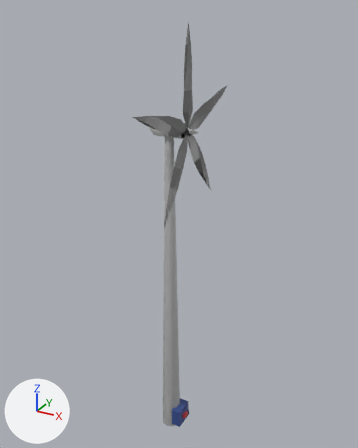
One commit to the FBX model models/fanAnimated.fbx: the scene before it, then after it.
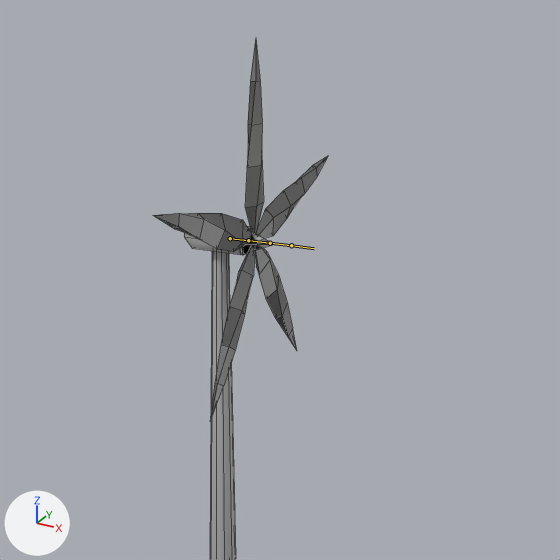
Each version is shown whole from a camera (50 mm lens) standing at (41.2, -71.5, 82.5) and looking at (0.8, 2.0, 45.8), then close up on the part from 14% to 99% of the width and 0% to 68% of the height. The lights are fixed; the arrows at lower left show +X, +Y and +Z. The bones that bend it are drawn over the model as lines in the close-ups. The close-ups show mesh edges as thin lines.

The first close-up shows 'fanBlades', 'fanPole'.
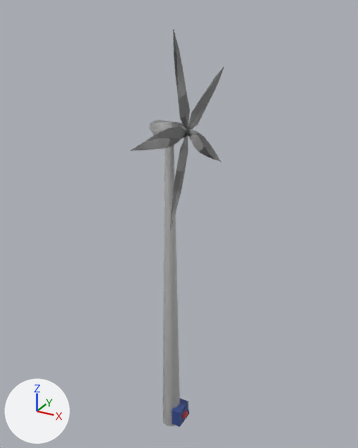
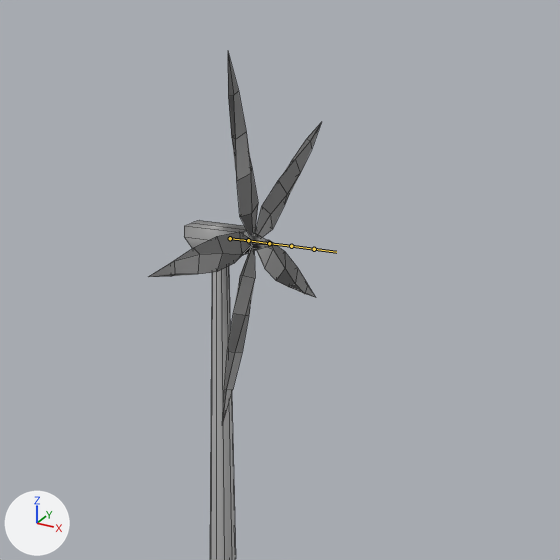
The newer file adds an action. The first version stands in its rest pose; the second is drawn at frame 6 of the action 'ArmatureFan|ArmatureFan|ArmatureFan|FanOn'.

Pixel boxes [x1, y1, x2, y2] of what changed, in the close-ups (560 x 560 px):
'fanBlades', posed: before [153, 39, 328, 419]; after [148, 53, 321, 425]
bone 'BoneFanFan', root to tip: before (248, 240) to (270, 243); after (248, 240) to (269, 243)

The edits, one by one:
Bone 'BoneFanFan' (bone_bonefanfan) turns from (0, 0, 0) to (8, 87, 7) degrees about its own x, y and z.
